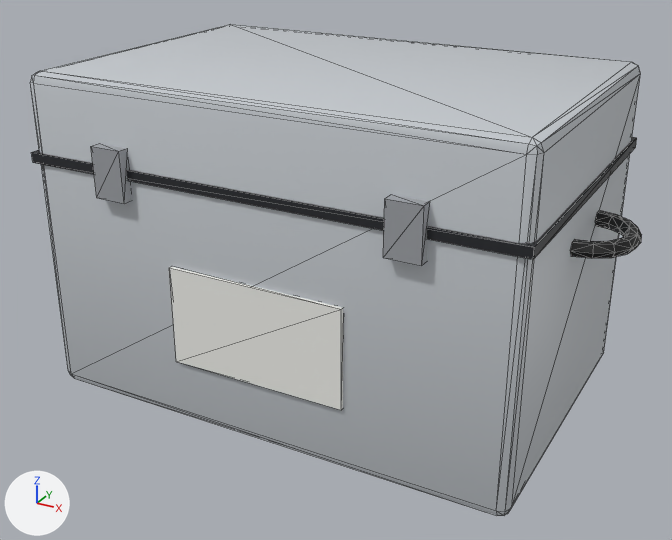
The FBX model artigas1-vr/Assets/Artigas1/Modelos/Props/SM_Contenedor_Rigido.fbx as it was, and as the next commit left it.
Before and after are seen from a camera (50 mm lens) standing at (0.517, -0.955, 0.418) and looking at (0.004, -0.022, -0.049). Arrows for +X, +Y and +Z are at lower left; the lights stay in place. The first picture is the older version. Mesh edges are drawn as thin lines.

Names of what the first picture shows: 'SM_Contenedor_Rigido'.
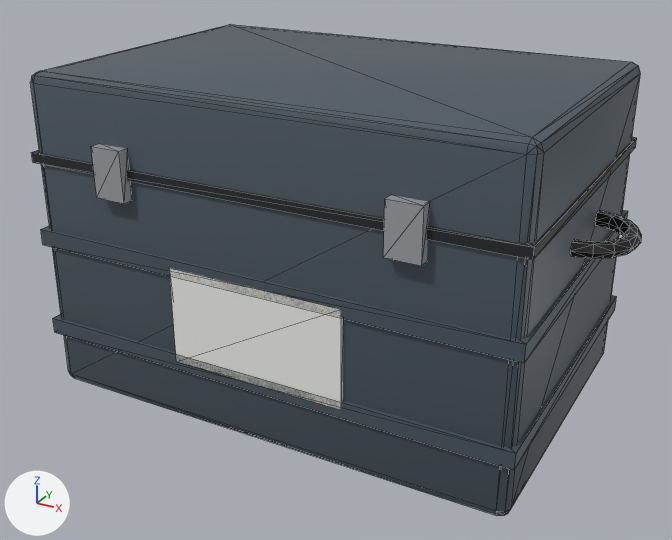
What differs and where, as boxes (x1, y1, x2, y2) in the pictures (672 x 540 px):
part 1 of me_sm_contenedor_rigido_001, added
    after: (53, 295, 617, 470)
part 2 of me_sm_contenedor_rigido_001, added
    after: (41, 210, 628, 363)
part 3 of me_sm_contenedor_rigido_001, surface changed (darker)
    both: (30, 24, 640, 516)

The change in detail:
me_sm_contenedor_rigido_001 is used by ob_sm_contenedor_rigido; location (0.0, 0.0, 0.0); rotation (1.571, 0.0, 0.0), in degrees (90, 0, 0).
me_sm_contenedor_rigido_001 had 212 vertices, 388 faces and spanned x -0.359..0.359, y -0.2..0.2, z -0.212..0.212.
me_sm_contenedor_rigido_001 now has 228 vertices, 412 faces and spans x -0.359..0.359, y -0.2..0.2, z -0.212..0.212.
me_sm_contenedor_rigido_001 part 1: a new loose piece, a box spanning x -0.304..0.304, y -0.13..-0.11, z -0.204..0.204, in mat_m_artigas_paleta.
me_sm_contenedor_rigido_001 part 2: a new loose piece, a box spanning x -0.304..0.304, y -0.01..0.01, z -0.204..0.204, in mat_m_artigas_paleta.
me_sm_contenedor_rigido_001 part 3: 108 kept faces spanning x -0.3..0.3, y -0.2..0.2, z -0.2..0.2 get new texture (UV) coordinates.
